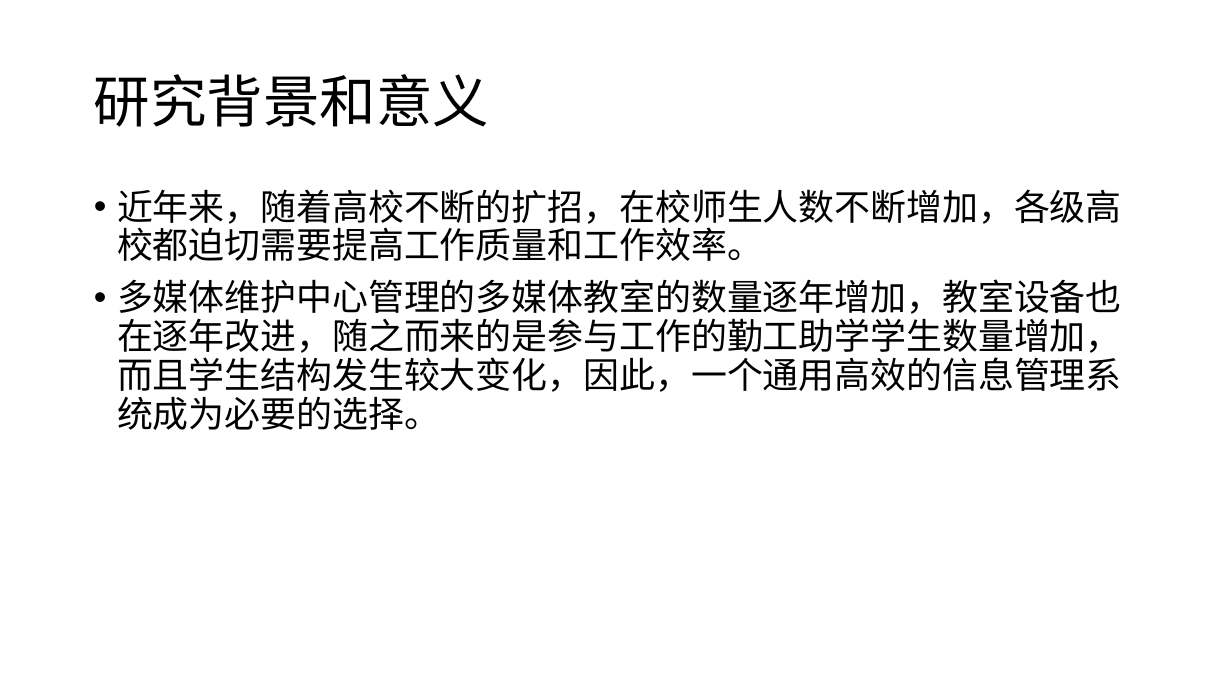
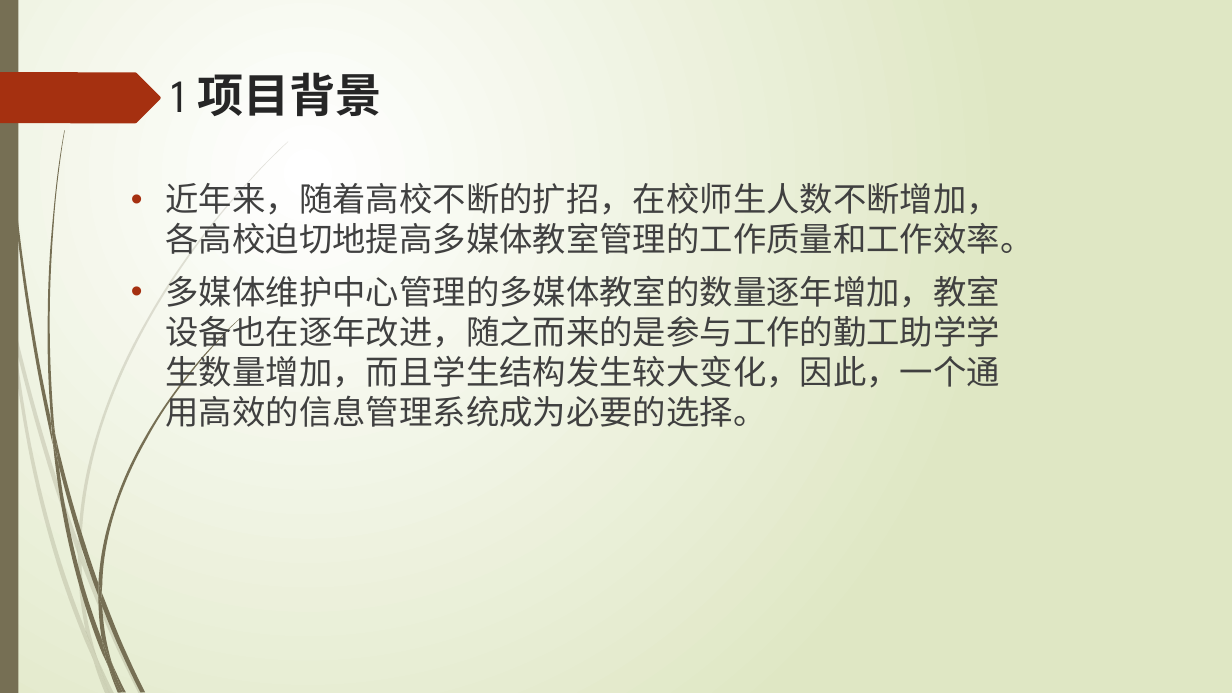
Before and after one commit to liuzhuocpp/liuzhuo_midterm_report, a slide deck: slide 4 of 刘卓中期报告.pptx (slide 2 before the commit). Drawn at 1232x693 pixels with LibreOffice and Linux fonts; fonts in the diff are those of the drawing. Boxes give left, top, right and bottom in pixels: in the first picture for what was removed or moved away, otherwise in the second. Text is boxed around its words. In the diff, an @@ line names an element or a change of style, - is before the commit and + after.

```diff
--- a/刘卓中期报告.pptx
+++ b/刘卓中期报告.pptx
@@ background #FFFFFF to gradient #FFFFFF to #DFE8C4 @@
@@ rectangle added at <box>0,0,18,693</box>, fill #766F54 @@
@@ freeform shape added at <box>0,72,161,123</box>, fill #A53010 @@
@@ title removed at <box>94,74,489,127</box> @@
-研究背景和意义
@@ text added at <box>172,72,382,116</box>, 36 pt, text #262626, bold @@
+1 项目背景
@@ text "近年来，随着高校不断的扩招，在校师生人数不断增加，各高校迫切地提高多媒体教室管理的工作质量和工作效率。": place and size @@
-text "近年来，随着高校不断的扩招，在校师生人数不断增加，各高校迫切地提高多媒体教室管理的工作质量和工作效率。" at <box>117,189,1122,430</box>
+text "近年来，随着高校不断的扩招，在校师生人数不断增加，各高校迫切地提高多媒体教室管理的工作质量和工作效率。" at <box>166,183,1034,427</box>
@@ text at <box>166,183,1034,254</box>: text changed; size 28 to 26 pt; font Calibri to League Spartan; text colour #000000 to #404040 @@
-• 近年来，随着高校不断的扩招，在校师生人数不断增加，各级高校都迫切需要提高工作质量和工作效率。
+• 近年来，随着高校不断的扩招，在校师生人数不断增加，各高校迫切地提高多媒体教室管理的工作质量和工作效率。
@@ text at <box>166,275,1000,427</box>: size 28 to 26 pt, font Calibri to League Spartan, text colour #000000 to #404040 in "多媒体维护中心管理的多媒体教室的数量逐年增加，教室设备也在逐年改进，随之而来的是参与工作的勤工助学学生数量增加，而且学生 ..."; indent changed; line spacing 0.9 to 1 @@
@@ group added at <box>0,141,288,693</box>: 10 freeform shapes @@
@@ group added at <box>3,0,240,693</box>: 12 freeform shapes @@
```
Also in this commit, not shown: 16 other slides changed, 9 slides added.
